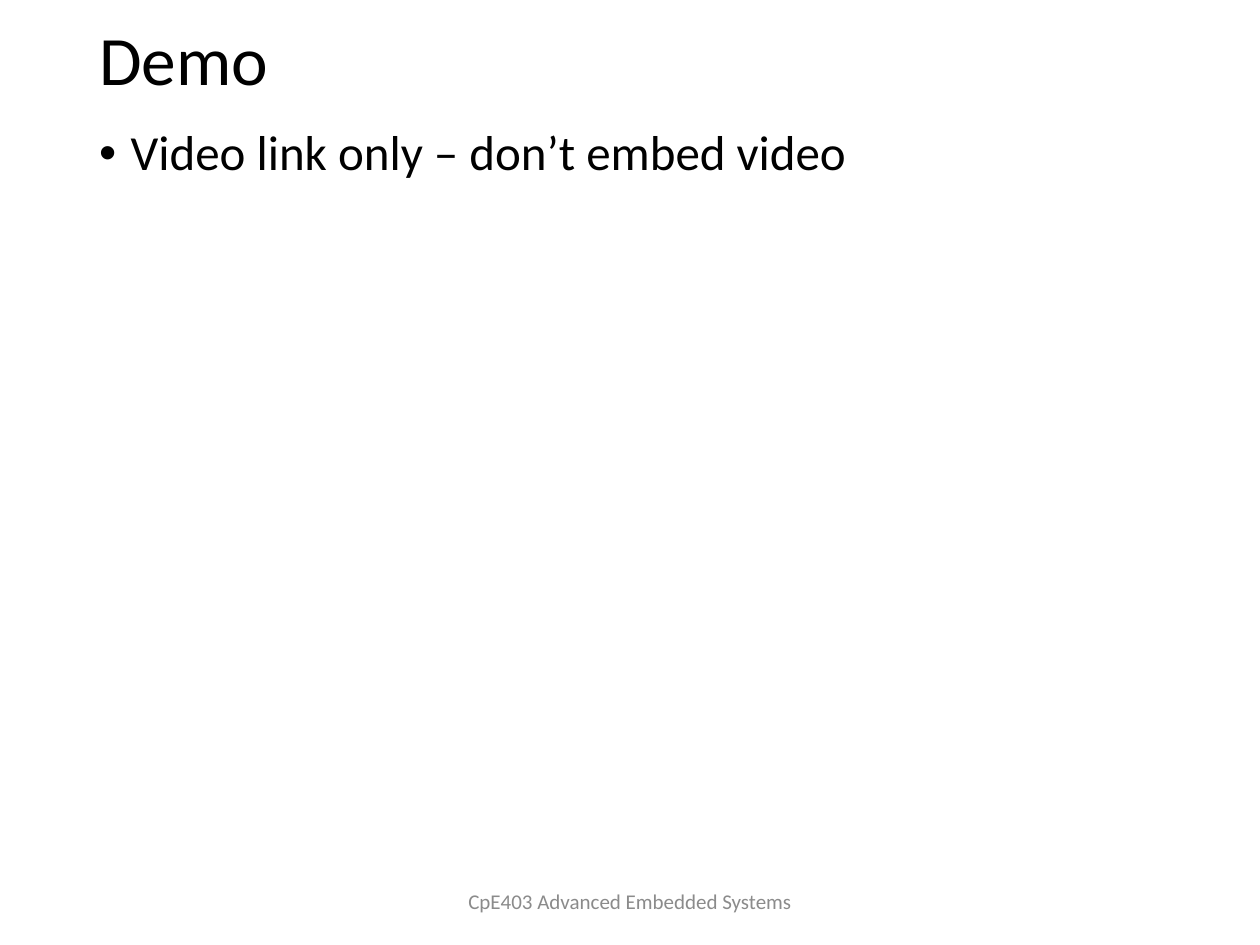
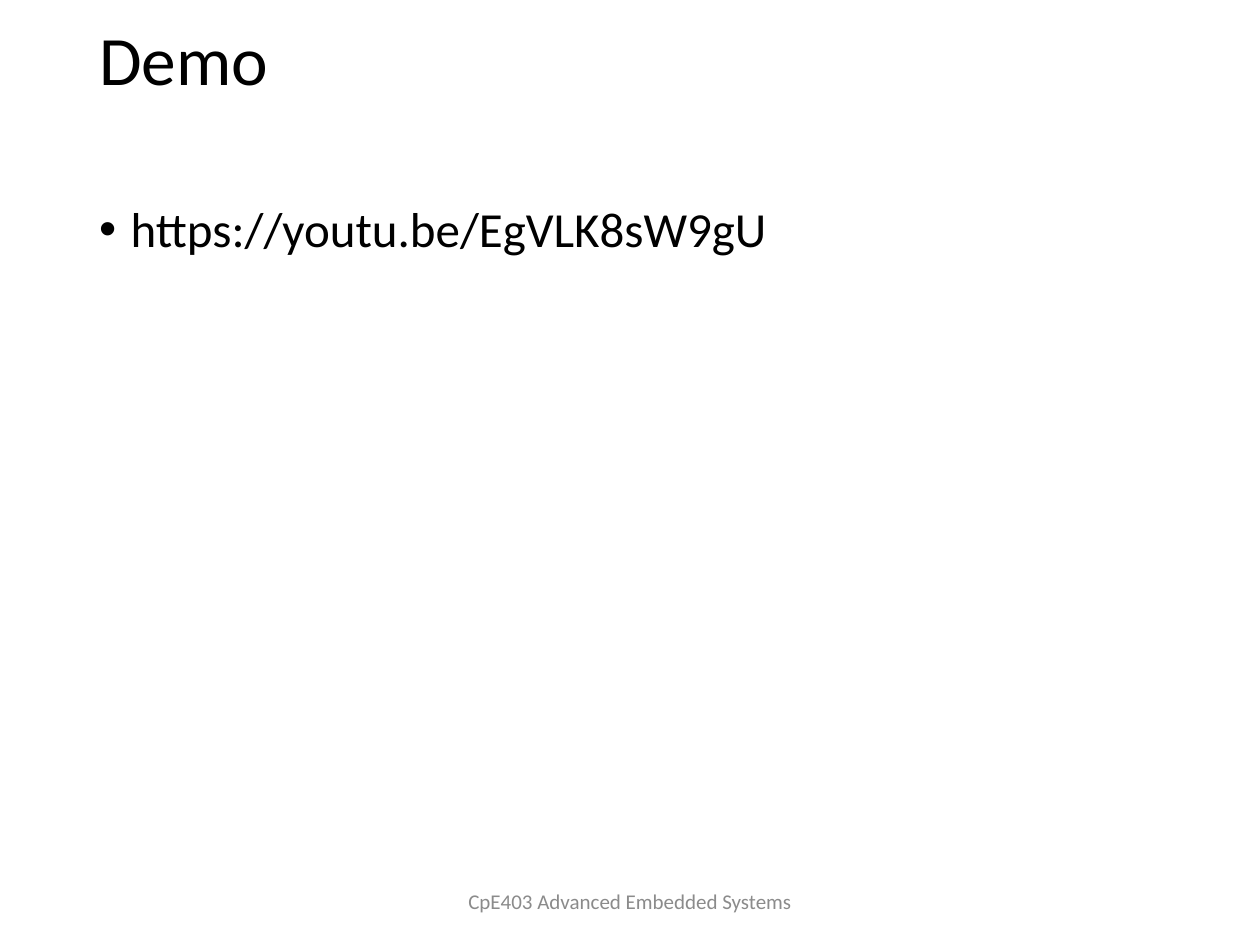
Before and after one commit to TraceStewart/epc304llaf8102vlnu, a slide deck: slide 10 of Final/CpE403_Project_F2018.pptx. Drawn at 1260x945 pixels with LibreOffice and Linux fonts; fonts in the diff are those of the drawing. Boxes give left, top, right and bottom in pixels: in the first picture for what was removed or moved away, otherwise in the second. Text is boxed around its words. In the diff, an @@ line names an element or a change of style, - is before the commit and + after.

```diff
--- a/Final/CpE403_Project_F2018.pptx
+++ b/Final/CpE403_Project_F2018.pptx
@@ text at bbox=[131, 213, 767, 256]: text changed @@
-• Video link only – don’t embed video
+• https://youtu.be/EgVLK8sW9gU
```
Also in this commit, not shown: 8 other slides changed, 2 slides added, 4 slides removed, 1 other file.
